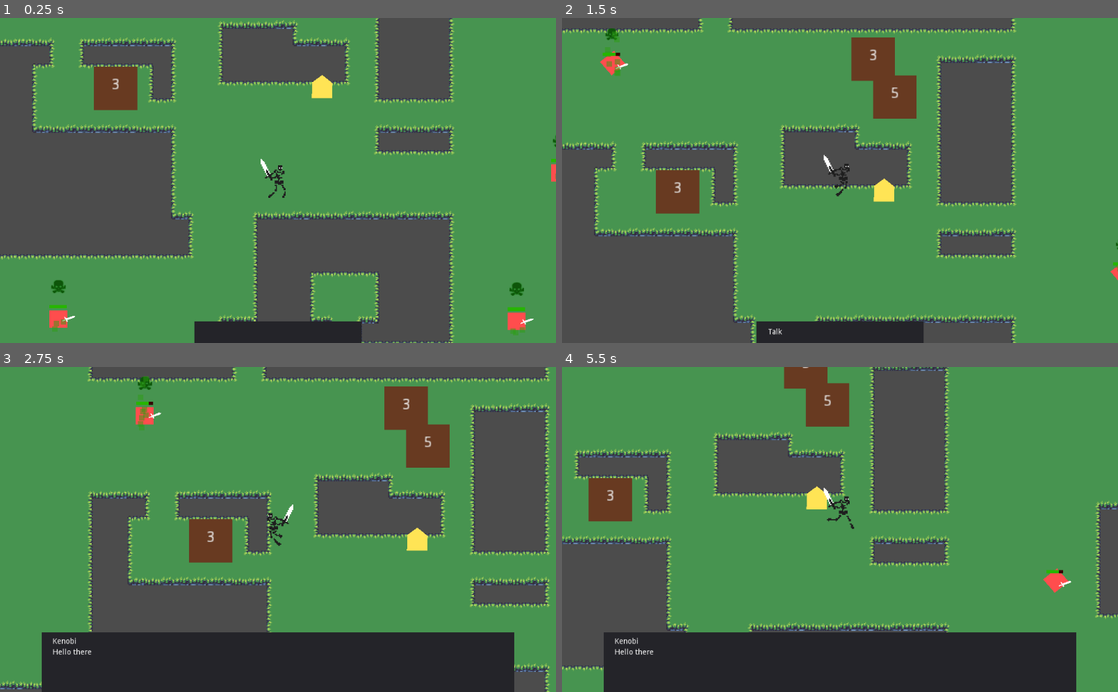
Above: before the commit, frames 1-4 (two rows, left to right).
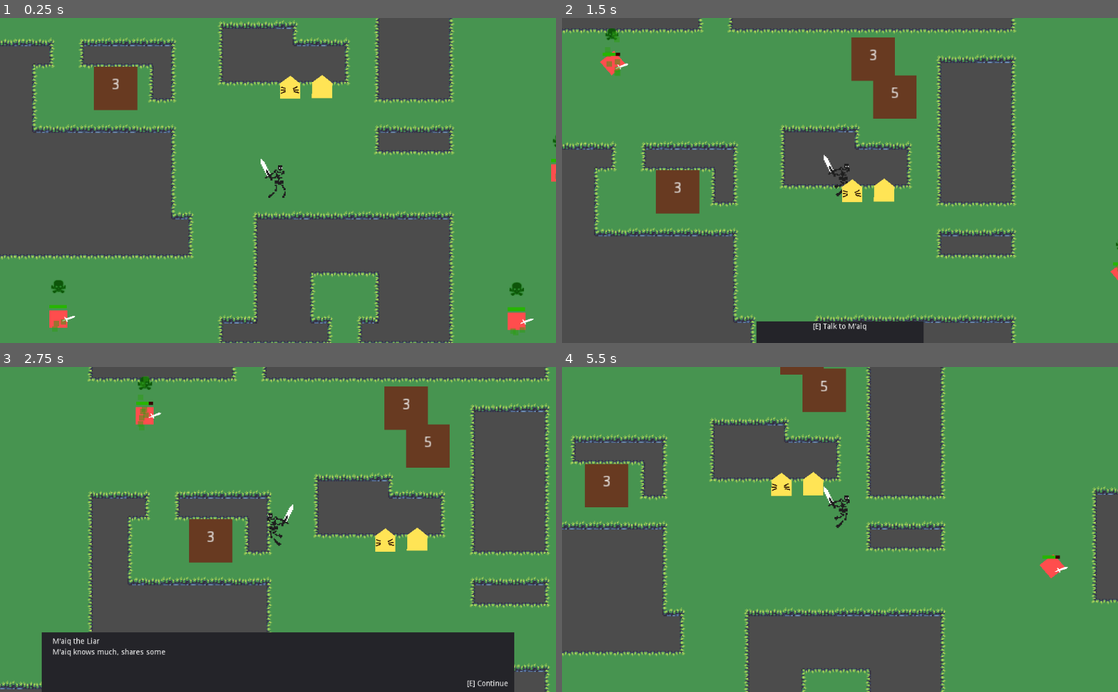
Above: after the commit, the same moments.

Repository: doorgan/godot_test
Game: Godot game, scene res://World.tscn
Same seed, same stepped clock (60 frames per second), same inputs: the game is played once before the commit and once after it.
Inputs (mouse positions are in pixels of both pictures, inside the frame that each line leads up to):
- Up to frame 1 (0.25 s): no input
- Up to frame 2 (1.5 s): move the mouse to (812, 245) at 0.52 s; hold Up (ui_up) from 0.53 s (still down); tap E (interact) at 0.6 s; tap W (toggle_interact, bound only after the commit) at 0.8, 1.35 s; move the mouse to (1006, 229) at 1.27 s
- Up to frame 3 (2.75 s): tap E (interact) at 1.55 s; move the mouse to (111, 480) at 2.02 s; release Up (ui_up) at 2.03 s; hold Left (ui_left) from 2.03 s (still down); tap A (attack) at 2.1 s; tap W (toggle_interact, bound only after the commit) at 2.3 s
- Up to frame 4 (5.5 s): move the mouse to (867, 529) at 2.77 s; tap E (interact) at 2.85, 4.55 s; move the mouse to (756, 448) at 3.52 s; release Left (ui_left) at 3.53 s; hold Down (ui_down) 3.53-4.28 s; tap Q (invulnerable) at 3.6 s; tap W (toggle_interact, bound only after the commit) at 3.8, 5.3 s; move the mouse to (962, 513) at 4.27 s; hold Right (ui_right) 4.28-5.03 s; tap Space (roll) at 4.35 s; move the mouse to (728, 545) at 5.02 s; hold Up (ui_up) from 5.03 s (still down); tap S (shield) at 5.1 s

The runs differ from the first frame. In frame 1, 2.2% of the frame differs, in the area x 34-66%, y 17-100%; in frame 2, 0.3%; in frame 3, 0.5%; in frame 4, 30%, in the area x 0-100%, y 0-100%.

Commit message:
progress in interaction manager and dialogue system

Diff:
--- a/Dialogue/DialogueBox.gd
+++ b/Dialogue/DialogueBox.gd
@@ -4,7 +4,7 @@
 var current_dialogue_idx : int = 0
 
 func start(sequence : DialogueSequence) -> void:
-	sequence = sequence
+	self.sequence = sequence
 	current_dialogue_idx = 0
 	print_dialogue(sequence.dialogues[0])
 	$Control.show()
@@ -19,12 +19,9 @@
 func next() -> void:
 	if not sequence:
 		return
-	print("over!")
 	current_dialogue_idx += 1
-	if current_dialogue_idx == sequence.dialogues.size():
-		print("over!")
+	if current_dialogue_idx >= sequence.dialogues.size():
 		DialogueManager.end()
 		return
-	print("next!")
 	var next_dialogue = sequence.dialogues[current_dialogue_idx]
 	print_dialogue(next_dialogue)
--- a/Dialogue/DialogueBox.tscn
+++ b/Dialogue/DialogueBox.tscn
@@ -37,7 +37,14 @@
 margin_top = 30.0
 margin_right = 840.0
 margin_bottom = 90.0
-text = "Text"
+bbcode_enabled = true
 __meta__ = {
 "_edit_use_anchors_": false
 }
+
+[node name="NextLabel" type="Label" parent="Control/Panel"]
+margin_left = 783.38
+margin_top = 87.5347
+margin_right = 859.38
+margin_bottom = 101.535
+text = "[E] Continue"
--- a/Dialogue/DialogueManager.gd
+++ b/Dialogue/DialogueManager.gd
@@ -23,22 +23,20 @@
 	active = true
 
 func end():
-	InteractionManager.enabled = true
+	print("end dialogue!")
 	var players = get_tree().get_nodes_in_group("player")
 	for player in players:
 		player.remove_effect(EffectInvulnerable)
 		player.remove_effect(EffectDisableInput)
 	dialogue_box.close()
 	active = false
+	yield(get_tree().create_timer(0.5), "timeout")
+	InteractionManager.enabled = true
 
 
 func _input(event):
-	print(active)
-	print(sequence)
-	print("========")
-	if not active or not sequence:
+	if not active:
 		return
 
-	print("aaa")
 	if event.is_action_released("interact"):
 		dialogue_box.next()
--- a/Dialogue/dialogs/seq_01.tres
+++ b/Dialogue/dialogs/seq_01.tres
@@ -1,8 +1,9 @@
-[gd_resource type="Resource" load_steps=3 format=2]
+[gd_resource type="Resource" load_steps=4 format=2]
 
 [ext_resource path="res://Dialogue/DialogueSequence.gd" type="Script" id=1]
-[ext_resource path="res://Dialogue/dialogs/01.tres" type="Resource" id=2]
+[ext_resource path="res://Dialogue/dialogs/seq_01_02.tres" type="Resource" id=2]
+[ext_resource path="res://Dialogue/dialogs/seq_01_01.tres" type="Resource" id=3]
 
 [resource]
 script = ExtResource( 1 )
-dialogues = [ ExtResource( 2 ) ]
+dialogues = [ ExtResource( 3 ), ExtResource( 2 ) ]
--- /dev/null
+++ b/Dialogue/dialogs/seq_01_02.tres
@@ -0,0 +1,8 @@
+[gd_resource type="Resource" load_steps=2 format=2]
+
+[ext_resource path="res://Dialogue/Dialogue.gd" type="Script" id=1]
+
+[resource]
+script = ExtResource( 1 )
+title = "Kenobi"
+text = "I have the higher ground"
--- /dev/null
+++ b/Dialogue/dialogs/seq_02.tres
@@ -0,0 +1,8 @@
+[gd_resource type="Resource" load_steps=3 format=2]
+
+[ext_resource path="res://Dialogue/DialogueSequence.gd" type="Script" id=1]
+[ext_resource path="res://Dialogue/dialogs/seq_02_01.tres" type="Resource" id=2]
+
+[resource]
+script = ExtResource( 1 )
+dialogues = [ ExtResource( 2 ) ]
--- /dev/null
+++ b/Dialogue/dialogs/seq_02_01.tres
@@ -0,0 +1,8 @@
+[gd_resource type="Resource" load_steps=2 format=2]
+
+[ext_resource path="res://Dialogue/Dialogue.gd" type="Script" id=1]
+
+[resource]
+script = ExtResource( 1 )
+title = "M'aiq the Liar"
+text = "M'aiq knows much, shares some"
--- a/Interactions/InteractionManager.gd
+++ b/Interactions/InteractionManager.gd
@@ -9,7 +9,7 @@
 
 func _ready():
 	interaction_tooltip = InteractionTooltip.instance()
-#	interaction_tooltip.hide()
+	interaction_tooltip.hide()
 	get_tree().get_nodes_in_group("GUI")[0].add_child(interaction_tooltip)
 
 
@@ -32,13 +32,17 @@
 
 
 func update_text() -> void:
+	if interactables.size() > 1:
+		interaction_tooltip.get_node("Panel/NextLabel").show()
+	else:
+		interaction_tooltip.get_node("Panel/NextLabel").hide()
+
 	if interactables.size() < 1:
 		interaction_tooltip.hide()
 		return
-	print(interactables.front())
 	interaction_tooltip.show()
 	interaction_tooltip.get_node("Panel/Label").text = \
-		interactables.front().action_text
+		"[E] " + interactables.front().action_text
 
 
 func _unhandled_input(event):
@@ -46,3 +50,5 @@
 		return
 	if event.is_action_released("interact"):
 		interactables.front().on_interact()
+	if event.is_action_released("toggle_interact"):
+		next()
--- a/Interactions/InteractionTooltip.tscn
+++ b/Interactions/InteractionTooltip.tscn
@@ -20,7 +20,19 @@
 }
 
 [node name="Label" type="Label" parent="Panel"]
-margin_left = 22.46
-margin_top = 13.0
-margin_right = 286.46
-margin_bottom = 27.0
+margin_left = 21.8912
+margin_top = 3.33038
+margin_right = 285.891
+margin_bottom = 17.3304
+align = 1
+
+[node name="NextLabel" type="Label" parent="Panel"]
+visible = false
+margin_left = 123.43
+margin_top = 20.4768
+margin_right = 178.43
+margin_bottom = 34.4768
+text = "[W] Next"
+__meta__ = {
+"_edit_use_anchors_": false
+}
--- a/NPC.gd
+++ b/NPC.gd
@@ -4,7 +4,7 @@
 
 export (Resource) var sequence
 
-var action_text = "Talk"
+export (String) var action_text = "Talk"
 
 func _on_InteractionArea_body_entered(body):
 	if body.is_in_group("player"):
--- a/NPC.tscn
+++ b/NPC.tscn
@@ -1,14 +1,12 @@
-[gd_scene load_steps=4 format=2]
+[gd_scene load_steps=3 format=2]
 
 [ext_resource path="res://NPC.gd" type="Script" id=1]
-[ext_resource path="res://Dialogue/dialogs/seq_01.tres" type="Resource" id=2]
 
 [sub_resource type="CircleShape2D" id=1]
-radius = 42.6363
+radius = 28.4804
 
 [node name="NPC" type="Node2D"]
 script = ExtResource( 1 )
-sequence = ExtResource( 2 )
 
 [node name="InteractionArea" type="Area2D" parent="."]
 
--- a/World.tscn
+++ b/World.tscn
@@ -1,10 +1,12 @@
-[gd_scene load_steps=125 format=2]
+[gd_scene load_steps=127 format=2]
 
 [ext_resource path="res://Player.tscn" type="PackedScene" id=1]
 [ext_resource path="res://Destructable.tscn" type="PackedScene" id=2]
 [ext_resource path="res://Enemy.tscn" type="PackedScene" id=3]
 [ext_resource path="res://tilesets/tiles.png" type="Texture" id=4]
 [ext_resource path="res://NPC.tscn" type="PackedScene" id=5]
+[ext_resource path="res://Dialogue/dialogs/seq_01.tres" type="Resource" id=6]
+[ext_resource path="res://Dialogue/dialogs/seq_02.tres" type="Resource" id=7]
 
 [sub_resource type="NavigationPolygon" id=1]
 vertices = PoolVector2Array( 8, 16, 8, 8, 16, 8, 16, 12, 12, 12, 12, 16 )
@@ -913,3 +915,53 @@
 
 [node name="NPC" parent="YSort" instance=ExtResource( 5 )]
 position = Vector2( 411.032, 208.438 )
+sequence = ExtResource( 6 )
+action_text = "Talk to Kenobi"
+
+[node name="NPC2" parent="YSort" instance=ExtResource( 5 )]
+position = Vector2( 381.702, 209.136 )
+sequence = ExtResource( 7 )
+action_text = "Talk to M'aiq"
+
+[node name="Line2D" type="Line2D" parent="YSort/NPC2"]
+points = PoolVector2Array( 2.27167, -9.40744, 6.58984, -11.7326 )
+width = 1.0
+default_color = Color( 0.184314, 0.0941176, 0.0313726, 1 )
+
+[node name="Line2D2" type="Line2D" parent="YSort/NPC2"]
+position = Vector2( -3.48773, -0.664322 )
+rotation = 0.427424
+points = PoolVector2Array( 2.27167, -9.40744, 6.58984, -11.7326 )
+width = 1.0
+default_color = Color( 0.184314, 0.0941176, 0.0313726, 1 )
+
+[node name="Line2D3" type="Line2D" parent="YSort/NPC2"]
+position = Vector2( -4.6503, -1.32869 )
+rotation = 0.703262
+points = PoolVector2Array( 2.27167, -9.40744, 6.58984, -11.7326 )
+width = 1.0
+default_color = Color( 0.184314, 0.0941176, 0.0313726, 1 )
+
+[node name="Line2D6" type="Line2D" parent="YSort/NPC2"]
+position = Vector2( 4.40643, -3.37801 )
+rotation = -0.924839
+scale = Vector2( -0.959999, 1 )
+points = PoolVector2Array( 2.27167, -9.40744, 6.58984, -11.7326 )
+width = 1.0
+default_color = Color( 0.184314, 0.0941176, 0.0313726, 1 )
+
+[node name="Line2D5" type="Line2D" parent="YSort/NPC2"]
+position = Vector2( 1.76889, -1.01935 )
+rotation = -0.497414
+scale = Vector2( -0.91347, 1 )
+points = PoolVector2Array( 2.27167, -9.40744, 6.58984, -11.7326 )
+width = 1.0
+default_color = Color( 0.184314, 0.0941176, 0.0313726, 1 )
+
+[node name="Line2D4" type="Line2D" parent="YSort/NPC2"]
+position = Vector2( -0.243896, -1.11691 )
+rotation = -0.221576
+scale = Vector2( -0.906883, 1 )
+points = PoolVector2Array( 2.27167, -9.40744, 6.58984, -11.7326 )
+width = 1.0
+default_color = Color( 0.184314, 0.0941176, 0.0313726, 1 )
--- a/project.godot
+++ b/project.godot
@@ -98,8 +98,8 @@
 
 [autoload]
 
+InteractionManager="*res://Interactions/InteractionManager.gd"
 DialogueManager="*res://Dialogue/DialogueManager.gd"
-InteractionManager="*res://Interactions/InteractionManager.gd"
 
 [editor_plugins]
 
@@ -159,6 +159,12 @@
 , Object(InputEventJoypadButton,"resource_local_to_scene":false,"resource_name":"","device":0,"button_index":0,"pressure":0.0,"pressed":false,"script":null)
  ]
 }
+toggle_interact={
+"deadzone": 0.5,
+"events": [ Object(InputEventKey,"resource_local_to_scene":false,"resource_name":"","device":0,"alt":false,"shift":false,"control":false,"meta":false,"command":false,"pressed":false,"scancode":87,"unicode":0,"echo":false,"script":null)
+, Object(InputEventJoypadButton,"resource_local_to_scene":false,"resource_name":"","device":0,"button_index":3,"pressure":0.0,"pressed":false,"script":null)
+ ]
+}
 
 [layer_]
 
Renamed: Dialogue/dialogs/01.tres -> Dialogue/dialogs/seq_01_01.tres
